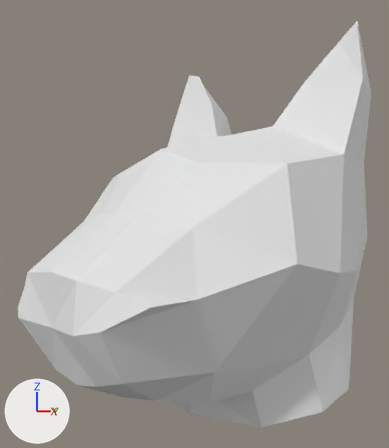
Renders of the Blender file cat_head.blend from each side of a commit.
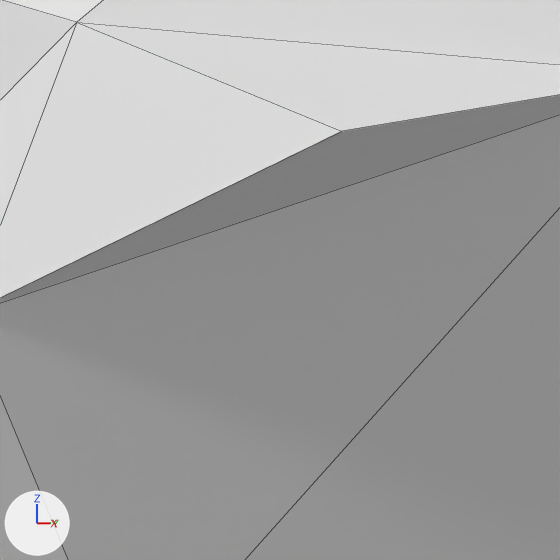
Old and new are each drawn whole from a 50 mm camera at (8.6, -8.35, 5.29) aimed at (-0.39, -0.04, 5.25) and again close up on the part from 27% to 47% of the width and 65% to 82% of the height. The lights are fixed; the arrows at lower left show +X, +Y and +Z. The close-ups show mesh edges as thin lines.

Script lines for the objects in view, before the commit:
```python
me_plane_001 = bpy.data.meshes.new('Plane.001')
me_plane_001.from_pydata(...)  # 100 vertices, 186 faces; spans x -3.2..3.23, y -4.17..4.38, z -3.9..4.5
ob_catmesh = bpy.data.objects.new('CatMesh', me_plane_001)
ob_catmesh.location = (0.004, 0.291, 5.006)
```
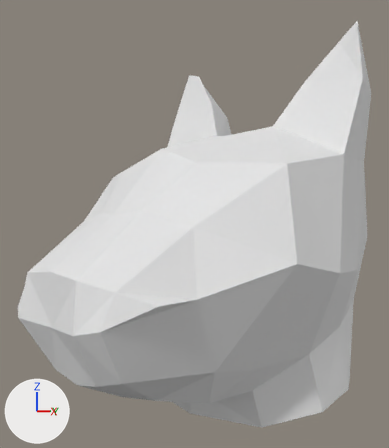
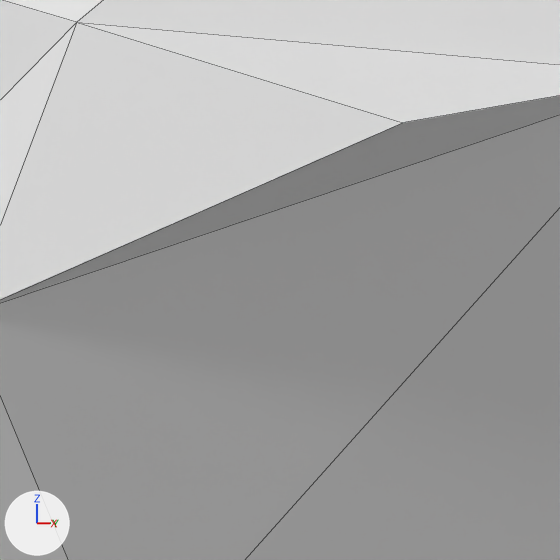
The newer file is also rescaled (x5.0), turned or shifted as a whole; pictures and numbers use the older file's frame.

Boxes [x1, y1, x2, y2] around the edits, measured in the close-ups (560 x 560 px; the box of a moved part takes in the faces that stretch with it):
part 1 of me_plane_001, moved or reshaped
    both: [0, 22, 560, 303]

Patch to the scene script:
```diff
--- a/cat_head.blend.py
+++ b/cat_head.blend.py
@@ me_plane_001 @@
 me_plane_001.from_pydata(...)  # 100 vertices, 186 faces; spans x -3.2..3.23, y -4.17..4.38, z -3.9..4.5
 # used by ob_catmesh; location = (0.004, 0.291, 5.006)
-me_plane_001.vertices[18].co = (1.99, -3.45, -1.04)  # pixel (341, 131)
+# me_plane_001 part 1
+me_plane_001.vertices[18].co = (1.99, -3.28, -1.04)  # pixel (402, 122)
```
